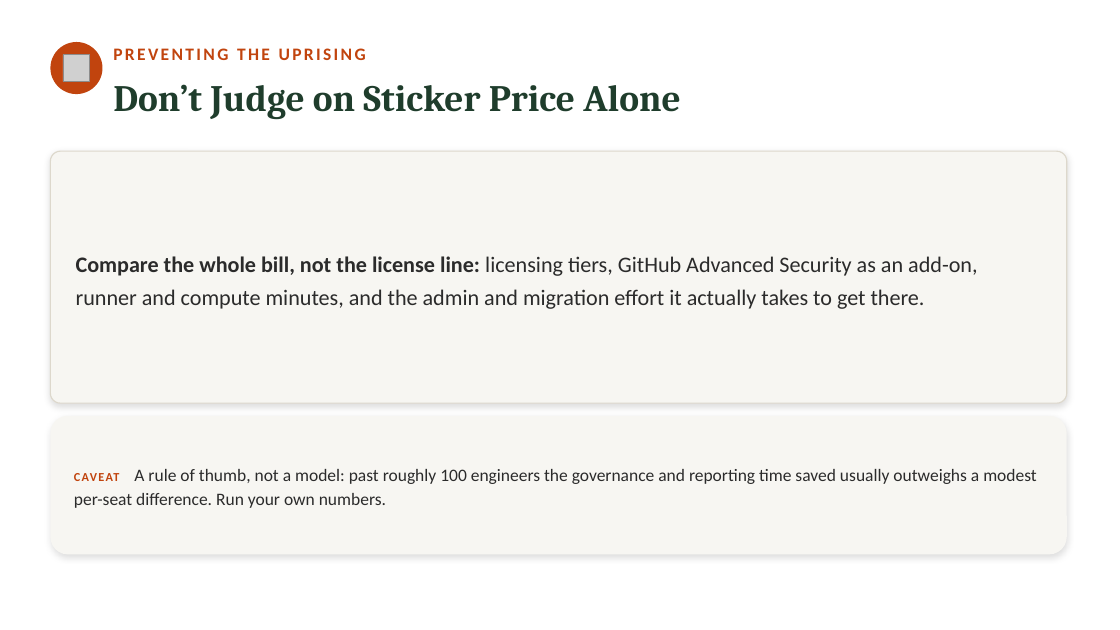
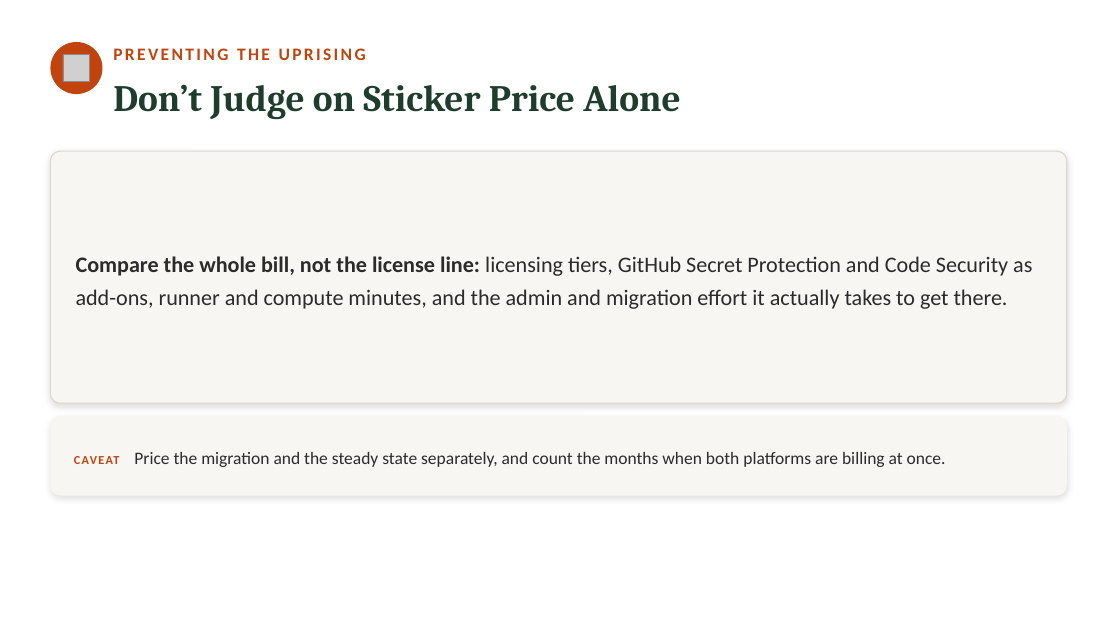
Before and after one commit to neumann1990/Azure_DevOps_To_GitHub, a slide deck: slide 40 of presentation/azure-devops-to-github-the-great-migration-FULL-DECK.pptx (slide 46 before the commit). Drawn at 1120x630 pixels with LibreOffice and Linux fonts; fonts in the diff are those of the drawing; grey boxes stand for pictures. Boxes give left, top, right and bottom in pixels: in the first picture for what was removed or moved away, otherwise in the second. Text is boxed around its words. In the diff, an @@ line names an element or a change of style, - is before the commit and + after.

```diff
--- a/presentation/azure-devops-to-github-the-great-migration-FULL-DECK.pptx
+++ b/presentation/azure-devops-to-github-the-great-migration-FULL-DECK.pptx
@@ text at <box>76,256,1032,309</box>: text changed @@
-Compare the whole bill, not the license line: licensing tiers, GitHub Advanced Security as an add-on, runner and compute minutes, and the admin and migration effort it actually takes to get there.
+Compare the whole bill, not the license line: licensing tiers, GitHub Secret Protection and Code Security as add-ons, runner and compute minutes, and the admin and migration effort it actually takes to get there.
@@ rounded rectangle: place and size @@
-rounded rectangle at <box>50,416,1067,555</box>
+rounded rectangle at <box>50,416,1067,496</box>
@@ text at <box>134,452,946,467</box>: text changed @@
-CAVEAT A rule of thumb, not a model: past roughly 100 engineers the governance and reporting time saved usually outweighs a modest per-seat difference. Run your own numbers.
+CAVEAT Price the migration and the steady state separately, and count the months when both platforms are billing at once.
```
Also in this commit, not shown: 19 other slides changed, 5 slides removed.
